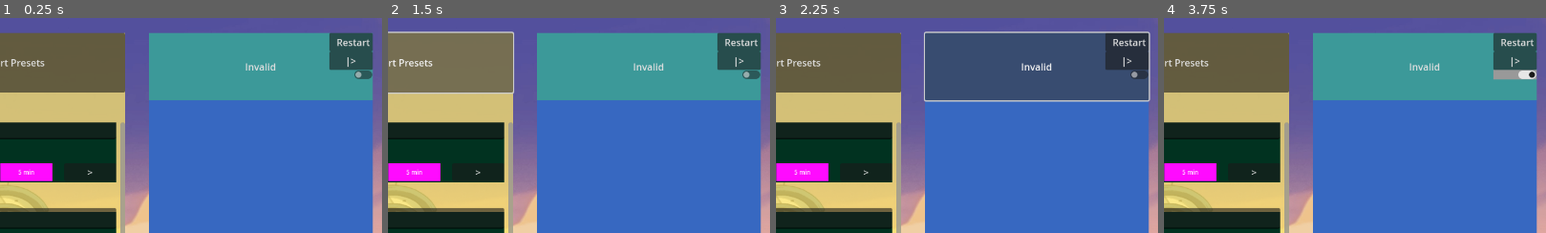
Above: before the commit, frames 1-4 (left to right).
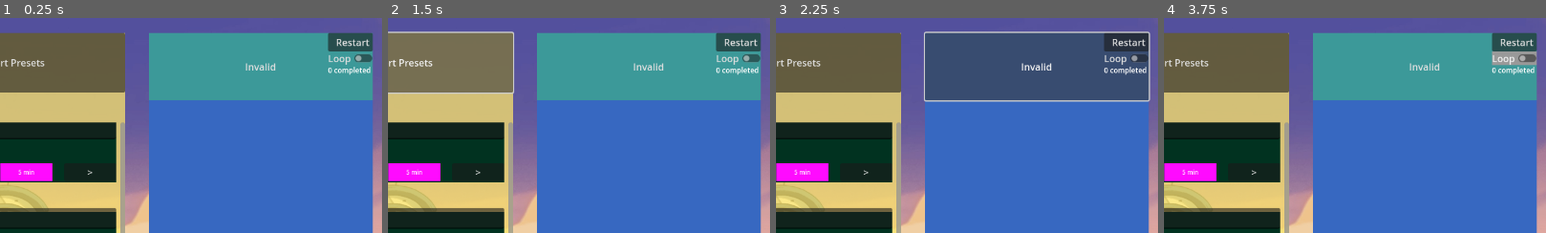
Above: after the commit, the same moments.

Repository: MacBeing3/Custom-Pomodoro-Style-Timers
Game: Godot game, scene res://src/project_root.tscn
Same seed, same stepped clock (60 frames per second), same inputs: the game is played once before the commit and once after it.
Inputs (mouse positions are % of the whole screen's width and height, from its top left; square brackets give the same spot before the commit, where the layout moved):
- Up to frame 1 (0.25 s): no input
- Up to frame 2 (1.5 s): click "Create New Preset" at 0.5 s; click "Import Presets" at 1.25 s
- Up to frame 3 (2.25 s): click "Invalid" at 2 s
- Up to frame 4 (3.75 s): click (95, 10) at 2.75 s, where only the run before the commit has a clickable "|>"; click (95, 9) [95, 13] at 3.5 s
The pictures show only the part of the screen within x 49-99%, y 0-50%; the shares and areas given below are measured in that part.

The runs differ from the first frame. In frame 1, 1.3% of the frame differs, in the area x 85-98%, y 7-29%; in frame 2, 1.3%; in frame 3, 1.3%; in frame 4, 1.8%.
Error after the commit: Parse Error: Expected indented block after function declaration. (res://src/PopupContainer.gd:21)

Commit message:
Update to Popup
+added strikethrough style for completed timer
+created "Next:    "
+made spacing better

+debug mode now adds two timers

-PopupContaner.gd window stuff deleted

Diff:
--- a/Nice timers/src/Main_Screen.gd
+++ b/Nice timers/src/Main_Screen.gd
@@ -14,6 +14,7 @@
 @onready var sched_button :Button= $BackgroundImage/MarginContainer/HSplitContainer/TaskBoard/VSplitContainer/StartSchedule
 @onready var rest_clr_button:Button=$BackgroundImage/MarginContainer/HSplitContainer/TaskBoard/VSplitContainer/StartSchedule/VBoxContainer/ResetButton
 @onready var pause_play_button:Button = 	$BackgroundImage/MarginContainer/HSplitContainer/TaskBoard/VSplitContainer/StartSchedule/VBoxContainer/PausePlayButton
+@onready var num_sched_completed_label = $BackgroundImage/MarginContainer/HSplitContainer/TaskBoard/VSplitContainer/StartSchedule/VBoxContainer/NumSchedCompleted
 
 
 @onready var current_timer:Timer = null
@@ -30,8 +31,12 @@
 @onready var timer_popup_scene : PackedScene = preload("res://src/confirm_timer_popup.tscn")
 @onready var timer_popup_instance
 @export var add_popup_child_to: String
+
 var popup_called_times:int=0
-
+var num_schedules_completed:int = 0
+
+
+#state machine for schedule states? pause, play, invalid?
 var is_timers_paused = false:
 	set(pause_state):
 		is_timers_paused = pause_state
@@ -88,7 +93,6 @@
 ##create new timer button
 func _on_button_pressed():
 	print("button not work yet")
-	pass
 	var new_active_unit_instance = packed_scene_active_unit.instantiate()
 	grid_container.add_child(new_active_unit_instance)
 
@@ -107,13 +111,17 @@
 
 
 
-		schedule_button_function = "In Progress"
+		schedule_button_function = "| |"
 
 
 		await bound_timers[0].timeout
 #		window_visible.emit()
 		window_visible.emit(timers_scheduled[popup_called_times],_get_next_scheduled_timer(timers_scheduled, popup_called_times))
-	#else: print("You finished, YAAY")
+
+	if schedule_button_function == "| |" or "| >":
+		_on_pause_play_button_pressed()
+
+
 
 	elif schedule_button_function == "Restart":
 
@@ -170,8 +178,8 @@
 
 	else: #if end of timer
 		schedule_button_function = "                                             ↗"
-
-
+		num_schedules_completed += 1
+		num_sched_completed_label.text = str(num_schedules_completed) + " completed! "
 
 func _on_popup_pressed() -> void:
 	popup_called_times += 1
@@ -222,7 +230,8 @@
 	print("devmode", dev_mode_enabled)
 
 	_reset_schedule()
-
+	drag_on_add_task_button_pressed("test 1 timer", 1)
+	drag_on_add_task_button_pressed("test 2 timer", 1)
 
 	#redoing function to take inputs instead
 
@@ -270,13 +279,15 @@
 			_on_start_schedule_pressed()
 			return
 
-		if is_timers_paused == true:
+		if is_timers_paused == true: #if paused, play timer
 			current_timer.set_paused(false)
 			is_timers_paused = false
+			schedule_button_function = "| |"
 			rest_clr_button_function = "Restart"
 		elif is_timers_paused == false: #if not apused, now pause
 			is_timers_paused = true
 			current_timer.set_paused(true)
+			schedule_button_function = "| >"
 
 
 
--- a/Nice timers/src/Main_Screen.tscn
+++ b/Nice timers/src/Main_Screen.tscn
@@ -172,13 +172,21 @@
 
 [node name="PausePlayButton" type="Button" parent="BackgroundImage/MarginContainer/HSplitContainer/TaskBoard/VSplitContainer/StartSchedule/VBoxContainer"]
 editor_description = "this should really just turn into start button"
+visible = false
 layout_mode = 2
 text = "Pause"
 
 [node name="loop" type="CheckButton" parent="BackgroundImage/MarginContainer/HSplitContainer/TaskBoard/VSplitContainer/StartSchedule/VBoxContainer"]
 layout_mode = 2
+text = "Loop"
 flat = true
 alignment = 1
+
+[node name="NumSchedCompleted" type="Label" parent="BackgroundImage/MarginContainer/HSplitContainer/TaskBoard/VSplitContainer/StartSchedule/VBoxContainer"]
+layout_mode = 2
+theme_override_font_sizes/font_size = 12
+text = "0 completed "
+horizontal_alignment = 1
 
 [node name="Control" type="Control" parent="BackgroundImage/MarginContainer/HSplitContainer/TaskBoard/VSplitContainer"]
 layout_mode = 2
--- a/Nice timers/src/PopupContainer.gd
+++ b/Nice timers/src/PopupContainer.gd
@@ -21,17 +21,17 @@
 func _ready():
 
 
-#	_set_old_size(130)
-	print("newsize popup   ", get_window().get_size().y)
-
-	print("view port ", get_parent().get_parent().get_viewport().get_visible_rect())
-	var viewport:= get_parent().get_parent().get_viewport().get_visible_rect()
-
-	var popupdims = viewport.size
-	var popupX = popupdims[0]
-	var popupY = popupdims[1]
-
-	set_position( Vector2(popupX+390, popupY+50))
+##	_set_old_size(130)
+#	print("newsize popup   ", get_window().get_size().y)
+#
+#	print("view port ", get_parent().get_parent().get_viewport().get_visible_rect())
+#	var viewport:= get_parent().get_parent().get_viewport().get_visible_rect()
+#
+#	var popupdims = viewport.size
+#	var popupX = popupdims[0]
+#	var popupY = popupdims[1]
+#
+##	set_position( Vector2(popupX+390, popupY))
 
 
 
--- a/Nice timers/src/confirm_timer_popup.gd
+++ b/Nice timers/src/confirm_timer_popup.gd
@@ -5,6 +5,9 @@
 signal popup_button_pressed
 
 @onready var popup_window :Window = get_tree().get_root().get_child(0).get_node("PopupContainer")
+@export var current_task_name_label:RichTextLabel
+@export var next_timer_label:Label
+
 
 @onready var popup_button_size_y :int = get_child(0).size.y
 
@@ -25,6 +28,15 @@
 	print("up next is    ", next_up["name"], "  for ", next_up["duration"], " time units")
 	self.visible = true
 #	popup_window.resize_v_box()
+
+#											italics strike			strikethough
+	current_task_name_label.text = "[center] [i] [s]" + current_info["name"] + " [s]"
+
+
+#	current_task_name_label.text = current_info["name"]
+
+	next_timer_label.text = "NEXT: " + next_up["name"] + " for " + str(next_up["duration"]) + " min"
+
 
 	popup_window.show()
 
--- a/Nice timers/src/confirm_timer_popup.tscn
+++ b/Nice timers/src/confirm_timer_popup.tscn
@@ -3,50 +3,63 @@
 [ext_resource type="Script" path="res://src/confirm_timer_popup.gd" id="1_eiuan"]
 
 [sub_resource type="StyleBoxFlat" id="StyleBoxFlat_1kbgu"]
-bg_color = Color(0.6, 0, 1, 1)
+bg_color = Color(0.368627, 0.4, 0.54902, 1)
 
-[node name="ConfirmTimerPopup" type="Control"]
-layout_mode = 3
-anchors_preset = 0
-size_flags_horizontal = 3
-size_flags_vertical = 3
-script = ExtResource("1_eiuan")
-
-[node name="StartNextTimer" type="Button" parent="."]
-custom_minimum_size = Vector2(0, 150)
-layout_mode = 1
-anchors_preset = 15
-anchor_right = 1.0
-anchor_bottom = 1.0
-offset_left = -64.0
-offset_top = -75.0
-offset_right = 64.0
-offset_bottom = 75.0
-grow_horizontal = 2
-grow_vertical = 2
-theme_override_styles/normal = SubResource("StyleBoxFlat_1kbgu")
-text = "Start Next Timer"
-
-[node name="TimerName" type="Label" parent="StartNextTimer"]
-visible = false
-layout_mode = 1
-anchors_preset = 5
-anchor_left = 0.5
-anchor_right = 0.5
-offset_left = -20.0
-offset_right = 20.0
-offset_bottom = 23.0
-grow_horizontal = 2
-text = "Timer Name"
-
-[node name="ColorRect" type="ColorRect" parent="StartNextTimer"]
-visible = false
-show_behind_parent = true
-layout_mode = 1
+[node name="ConfirmTimerPopup" type="MarginContainer" node_paths=PackedStringArray("current_task_name_label", "next_timer_label")]
 anchors_preset = 15
 anchor_right = 1.0
 anchor_bottom = 1.0
 grow_horizontal = 2
 grow_vertical = 2
+size_flags_horizontal = 3
+size_flags_vertical = 3
+theme_override_constants/margin_left = 10
+theme_override_constants/margin_top = 10
+theme_override_constants/margin_right = 10
+theme_override_constants/margin_bottom = 10
+script = ExtResource("1_eiuan")
+current_task_name_label = NodePath("StartNextTimer/ColorRect/CurrentTaskNameLabel2")
+next_timer_label = NodePath("StartNextTimer/ColorRect/NextTimerLabel")
+
+[node name="StartNextTimer" type="Button" parent="."]
+layout_mode = 2
+size_flags_vertical = 3
+theme_override_styles/normal = SubResource("StyleBoxFlat_1kbgu")
+text = "Start Next Timer"
+
+[node name="ColorRect" type="ColorRect" parent="StartNextTimer"]
+layout_mode = 1
+anchors_preset = -1
+anchor_right = 1.0
+anchor_bottom = 0.344444
+offset_left = -1.0
+offset_bottom = -3.05176e-05
+grow_horizontal = 2
+size_flags_vertical = 3
+color = Color(0.290196, 1, 0.290196, 0.396078)
+
+[node name="CurrentTaskNameLabel2" type="RichTextLabel" parent="StartNextTimer/ColorRect"]
+layout_mode = 1
+anchors_preset = 10
+anchor_right = 1.0
+offset_bottom = 52.0
+grow_horizontal = 2
+bbcode_enabled = true
+scroll_active = false
+
+[node name="NextTimerLabel" type="Label" parent="StartNextTimer/ColorRect"]
+layout_mode = 1
+anchors_preset = 7
+anchor_left = 0.5
+anchor_top = 1.0
+anchor_right = 0.5
+anchor_bottom = 1.0
+offset_left = -64.5
+offset_top = -26.0
+offset_right = 64.5
+grow_horizontal = 2
+grow_vertical = 0
+text = "Nxt Timer: x min"
+horizontal_alignment = 1
 
 [connection signal="pressed" from="StartNextTimer" to="." method="_on_start_next_timer_pressed"]
--- a/Nice timers/src/project_root.tscn
+++ b/Nice timers/src/project_root.tscn
@@ -35,17 +35,15 @@
 anchor_bottom = 1.0
 grow_horizontal = 2
 grow_vertical = 2
-color = Color(0, 0.870588, 0.909804, 0.34902)
+color = Color(0.172549, 0.215686, 0.0235294, 1)
 
 [node name="PopUpParent" type="VBoxContainer" parent="PopupContainer"]
-custom_minimum_size = Vector2(250, 130)
-anchors_preset = 14
-anchor_top = 0.5
+anchors_preset = 15
 anchor_right = 1.0
-anchor_bottom = 0.5
+anchor_bottom = 1.0
 grow_horizontal = 2
 grow_vertical = 2
-size_flags_horizontal = 3
-size_flags_vertical = 3
+size_flags_horizontal = 4
+size_flags_vertical = 6
 theme_override_constants/separation = 200
 alignment = 1
